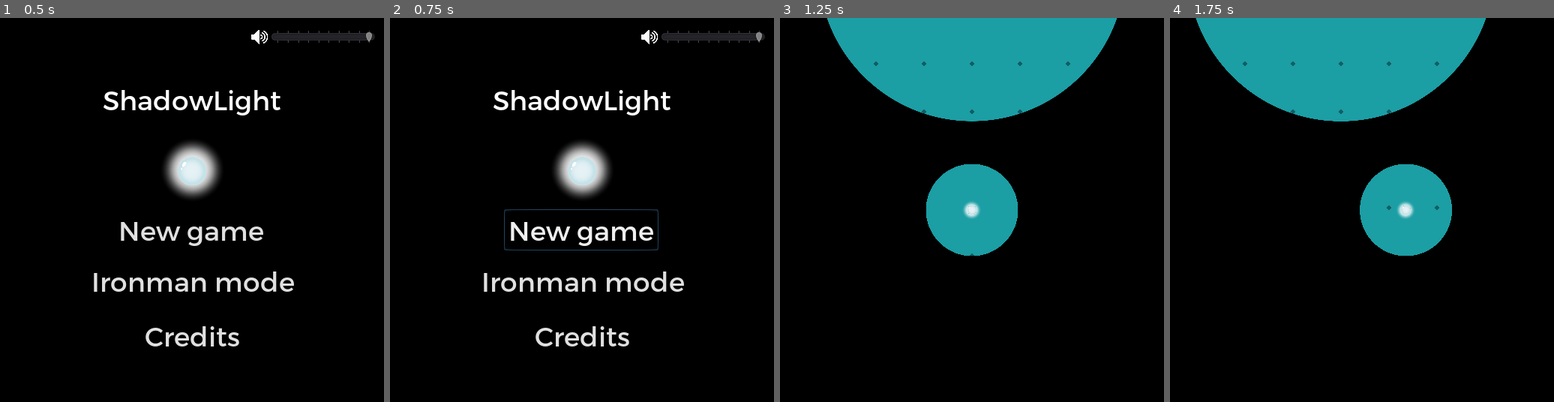
Above: before the commit, frames 1-4 (left to right).
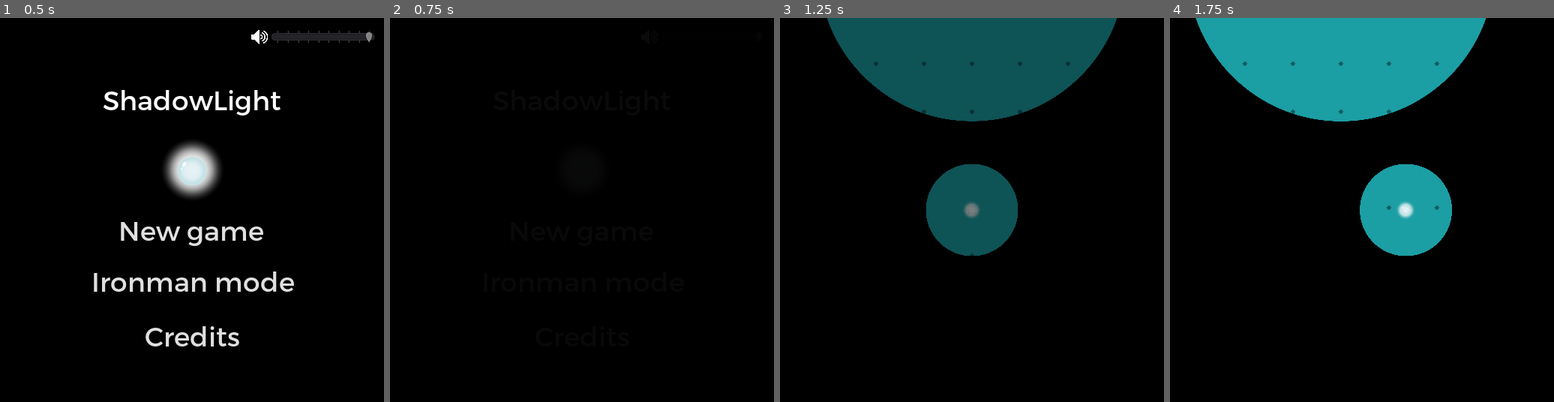
Above: after the commit, the same moments.

Repository: Disablak/Godot-Wild-Jam
Game: Godot game, scene res://Scenes/Main.tscn
Two runs of this game, one before a commit and one after it. Both use one fixed random seed, a clock stepped at 60 frames per second and the inputs below.
Inputs (mouse positions are in pixels of both pictures, inside the frame that each line leads up to):
- Up to frame 1 (0.5 s): no input
- Up to frame 2 (0.75 s): click "New game" at 0.5 s
- Up to frame 3 (1.25 s): no input
- Up to frame 4 (1.75 s): move the mouse to (1446, 190) at 1.27 s; hold D (move_right) from 1.28 s (still down); tap Space (next_level) at 1.35 s; click (1446, 190) at 1.42 s

Frame 1 is identical in both runs. In frame 2, 5.8% of the frame differs, in the area x 24-98%, y 3-86%; in frame 3, 19%, in the area x 12-88%, y 0-62%; in frame 4, nothing differs.

Commit message:
fix visual blanc

Diff:
--- a/Scenes/levels/base/LevelEndUI.gd
+++ b/Scenes/levels/base/LevelEndUI.gd
@@ -83,8 +83,8 @@
 	coin_collected = false
 	reset_coin_anim()
 	#fade(false)
-	#$TextureBlack.visible = true
-	#fade_color( Color( 0, 0, 0, 1 ), Color( 0, 0, 0, 0 ) )
+	$TextureBlack.visible = true
+	fade_color( Color( 0, 0, 0, 1 ), Color( 0, 0, 0, 0 ) )
 
 
 func fade(enable, is_only_fade = false):
@@ -116,6 +116,7 @@
 
 func fade_color(color_from, color_to):
 	var tween = $Tween
+	tween.stop_all()
 	tween.interpolate_property( $TextureBlack, "self_modulate",
 		color_from, color_to, time_fade, Tween.TRANS_SINE, Tween.EASE_IN)
 	tween.start()
